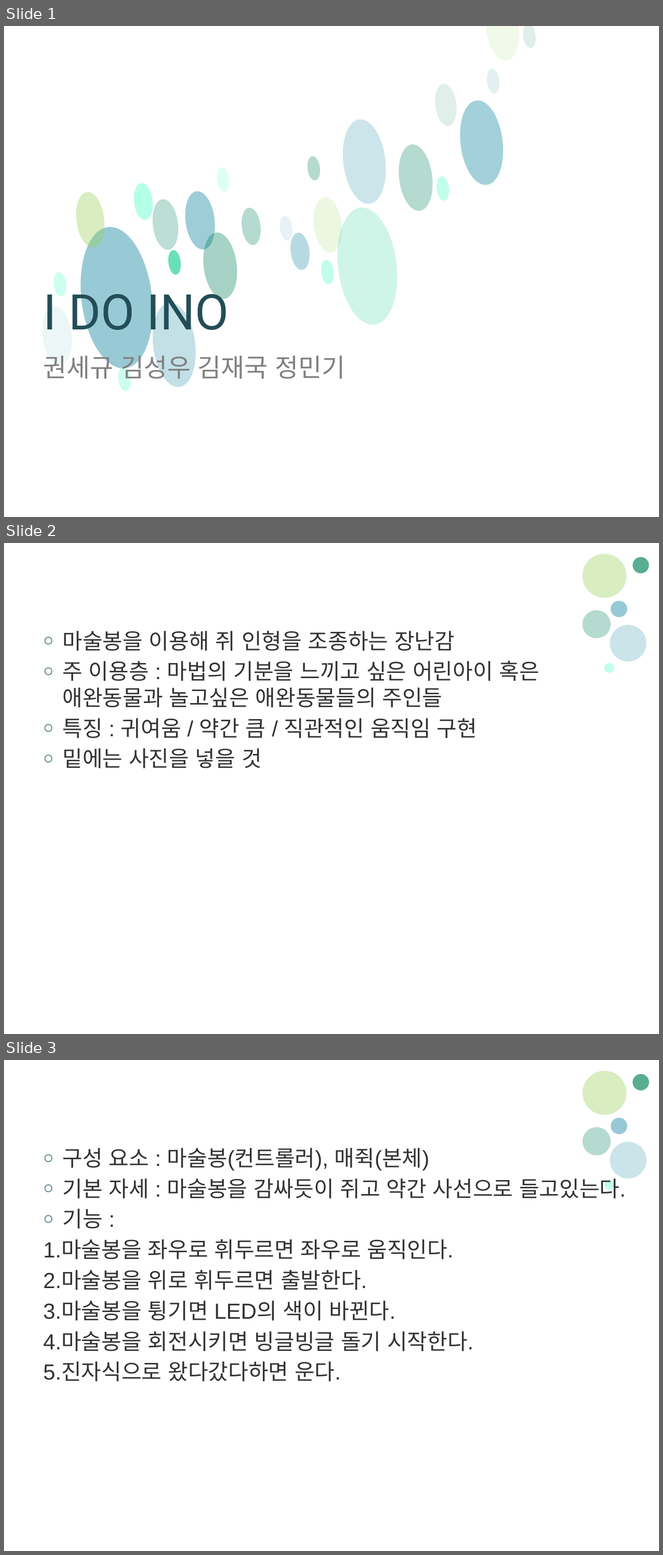
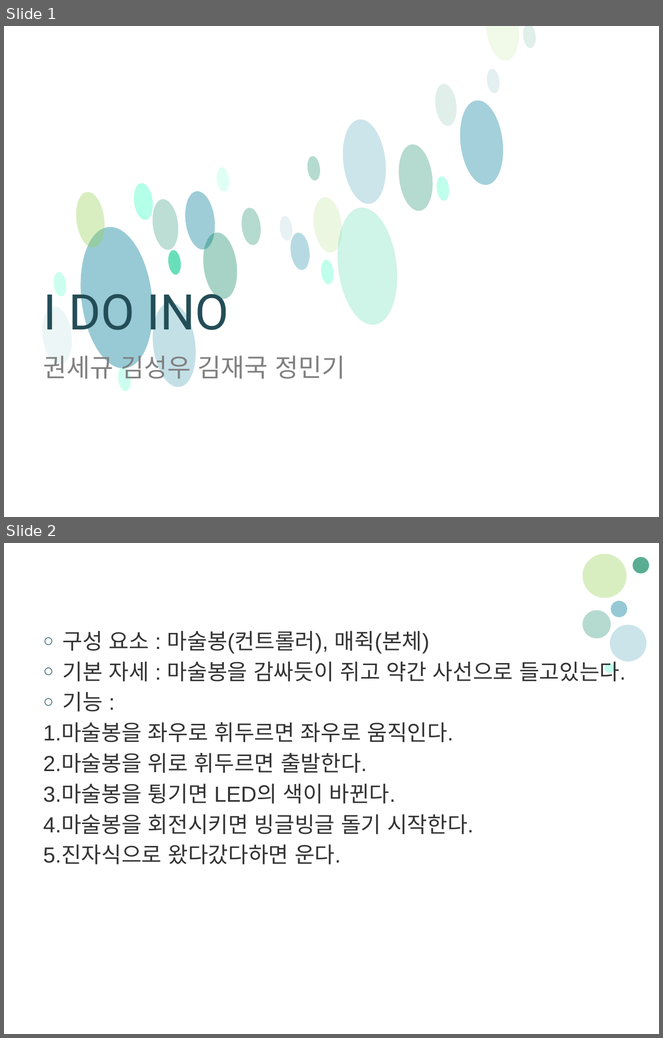
Before and after one commit to Phryxia/i_do_ino_majic, a slide deck: I DO INO PPT.pptx. Shown one above the other, each under a label of ours: slides 1, 2 and 3 before the commit, slides 1 and 2 after it. The pictures are 663x1555 and 663x1038 pixels, drawn with LibreOffice and Linux fonts; fonts in the diff are those of the drawing; background and template pictures are left out. Boxes give left, top, right and bottom in pixels: in the first picture for what was removed or moved away, otherwise in the second. Text is boxed around its words. In the diff, an @@ line names an element or a change of style, - is before the commit and + after.

Commit message:
ddd
dddd

```diff
--- a/I DO INO PPT.pptx
+++ b/I DO INO PPT.pptx
@@ slide 2 removed at bbox=[4, 543, 659, 1034], background picture (left out); not listed: 4 template elements that a slide beside it also shows @@
@@ ellipse removed at bbox=[583, 553, 626, 598] @@
@@ text removed at bbox=[63, 631, 540, 769] @@
-○ 마술봉을 이용해 쥐 인형을 조종하는 장난감
-○ 주 이용층 : 마법의 기분을 느끼고 싶은 어린아이 혹은 애완동물과 놀고싶은 애완동물들의 주인들
-○ 특징 : 귀여움 / 약간 큼 / 직관적인 움직임 구현
-○ 밑에는 사진을 넣을 것
@@ title removed at bbox=[149, 631, 209, 651] @@
-매쥑이란?
@@ ellipse removed at bbox=[604, 663, 614, 672] @@
@@ what was slide 3 is now slide 2 @@
```
